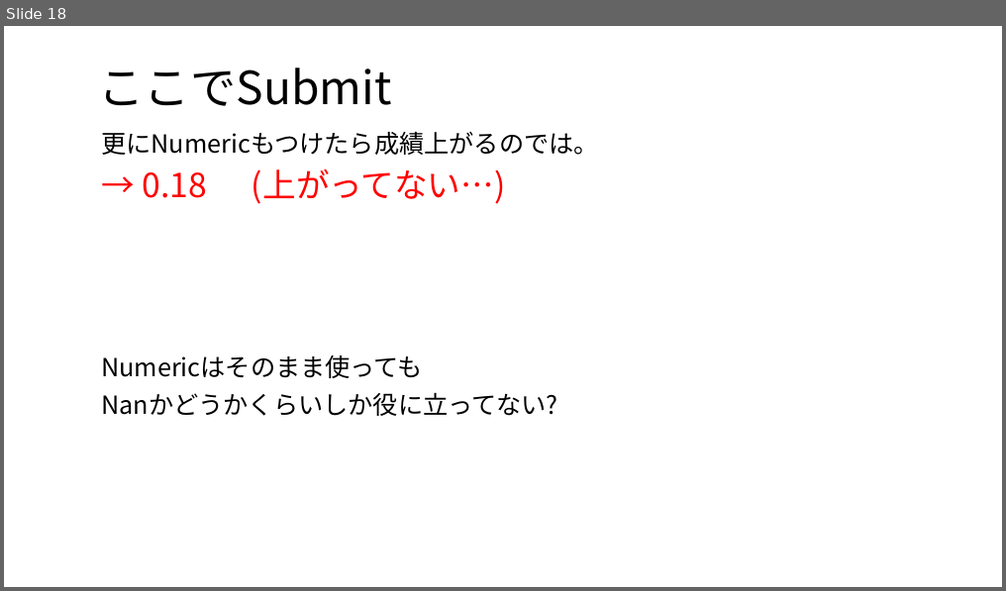
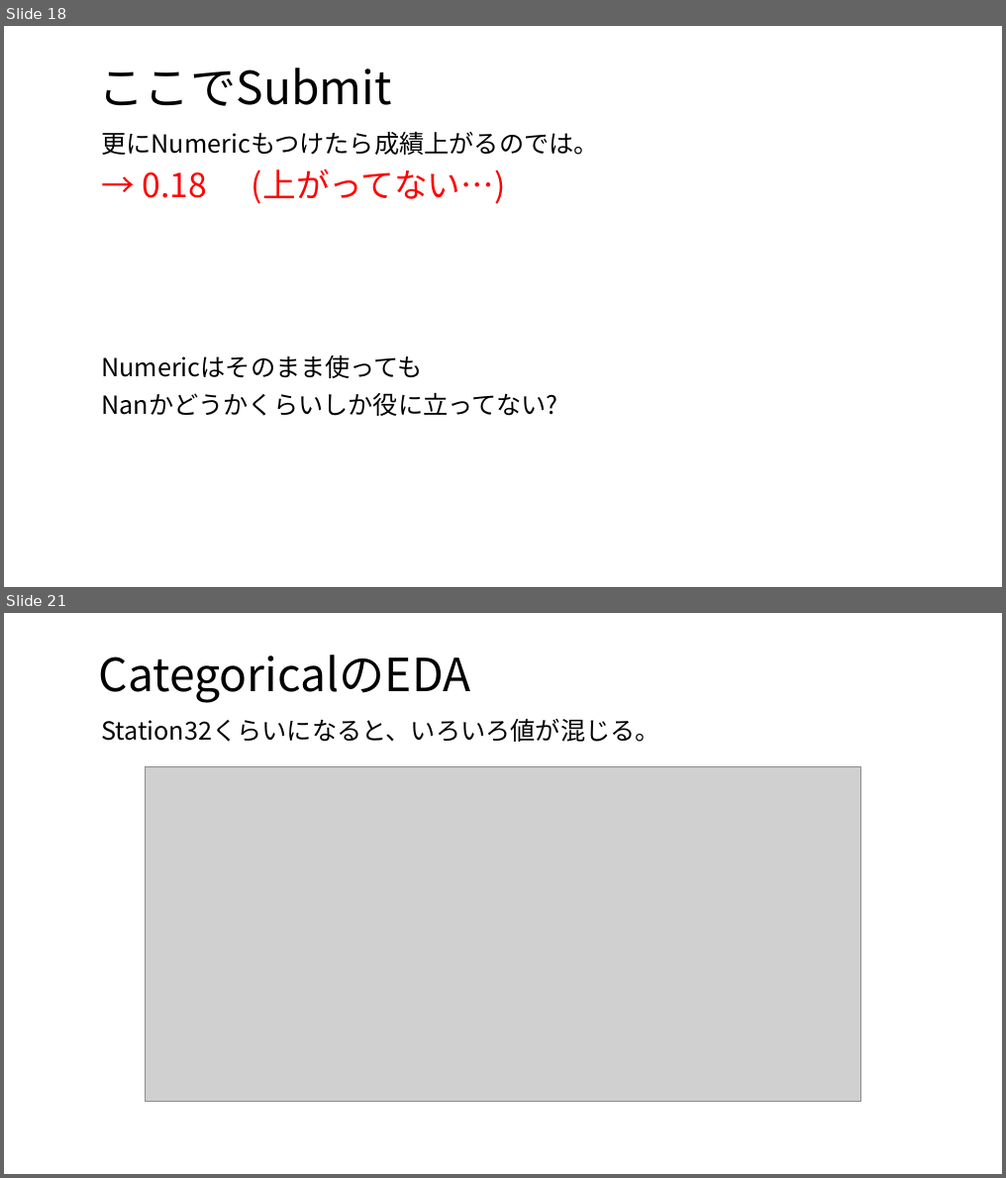
Before and after one commit to uetsu840/kaggle_bosch, a slide deck: 発表資料.pptx. Shown one above the other, each under a label of ours: slide 18 before the commit, slides 18 and 21 after it; the slides between them are not shown. The pictures are 1006x591 and 1006x1178 pixels, drawn with LibreOffice and Linux fonts; fonts in the diff are those of the drawing; grey boxes stand for pictures. Boxes give left, top, right and bottom in pixels: in the first picture for what was removed or moved away, otherwise in the second. Text is boxed around its words. In the diff, an @@ line names an element or a change of style, - is before the commit and + after.

```diff
--- a/発表資料.pptx
+++ b/発表資料.pptx
@@ slide 21 added at box(4, 613, 1002, 1174), background #FFFFFF @@
@@ title added at box(99, 655, 471, 703), 44 pt, text #000000 @@
+CategoricalのEDA
@@ text added at box(101, 719, 660, 742), 24 pt, text #000000 @@
+Station32くらいになると、いろいろ値が混じる。
@@ picture added at box(146, 767, 861, 1102) @@
```
Also in this commit, not shown: 3 slides changed, 3 other slides added, 2 other files.
